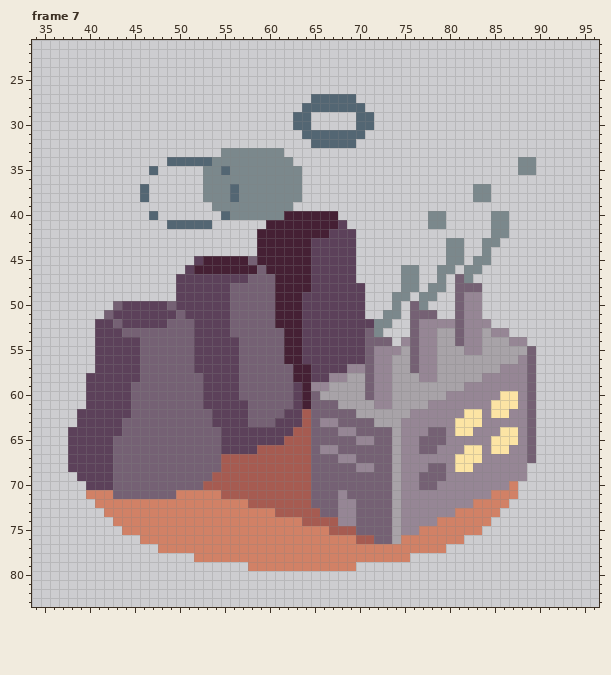
A pixel-art file gets an edit: assets/aseprite/facilities.aseprite. That is the earlier state.
128x128 pixels, 8 frames. Shown: frame 7: x 34..96, y 21..83. The commit also changed other frames, which this record leaves out.
And afterwards:
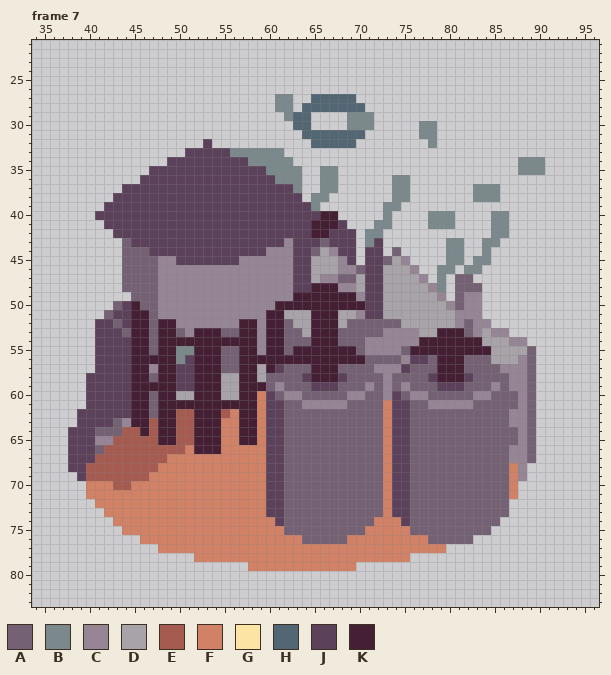
Palette (. is transparent): A #756174  B #7b888c  C #968695  D #a8a3a8  E #a65b51  F #d18166  G #fce4a4  H #536673  J #5c415a  K #452034
Difference:
layer "CoalPlantFlat/CoalPlantEnd" now shown
layer "WorkshopFlat/WorkshopStart" now shown
layer "WorkshopFlat/WorkshopEnd" now shown
layer "CanneryFlat/CanneryStart" now shown
layer "CanneryFlat/CanneryEnd" now shown
layer "WaterPumpFlat/AnimStart" now shown
layer "WaterPumpFlat/AnimOn" now shown
layer "WaterPumpFlat/AnimEnd" now shown
Changed rows in their new state; - is an unchanged pixel.
Frame 7:
first column x 40:
27 ---------------------BB----------------------------
28 ---------------------BB----------------------------
29 ----------------------B------BBB-------------------
30 -----------------------------BBB-----BB------------
31 -------------------------------------BB------------
32 -------------J------------------------B------------
33 -----------JJJJJ-----------------------------------
34 ---------JJJJJJJJJ--------------------------------B
35 -------JJJJJJJJJJJJJ------BB----------------------B
36 ------JJJJJJJJJJJJJJJ-----BB------BB---------------
37 ----JJJJJJJJJJJJJJJJJJJ---BB------BB---------B-----
38 ---JJJJJJJJJJJJJJJJJJJJJ-BB-------BB---------B-----
39 --JJJJJJJJJJJJJJJJJJJJJJJB-------BB----------------
40 -JJJJJJJJJJJJJJJJJJJJJJJJJ-------B------B----------
41 --JJJJJJJJJJJJJJJJJJJJJJJ-------BB------B----------
42 ---JJJJJJJJJJJJJJJJJJJJJJ------BB------------------
43 ----AJJJJJJJJJJJJJJJJJCJJ-A----BJ------------------
44 ----AAAJJJJJJJJJJJJJCCCJJADC---JJ-A----------------
45 ----AAAACCJJ-JJJJCCCCCCJJDDDC--JJADC---------------
46 ----AAAACCCCCCCCCCCCCCCJJDDDCCAJJDDDC--------------
47 ----AAAACCCCCCCCCCCCCCCJJDCCAADJJDDDDC----A--------
48 ----AAAACCCCCCCCCCCCCCCJJKKKCCDJJDDDDDC------------
49 -----AAACCCCCCCCCCCCCCC-KKKKKKCJJDDDDDDC-----------
50 -----KAACCCCCCCCCCCCC---KKKKKKKJJDDDDDDDC----------
51 -----KKACCCCCCCCCCCCK-DDDKKKDDCJJDDDDDDDDC---------
52 -----KKAKKCCCCCCCKKCK-ADDKKKDAAAAAADDDDDDCA--------
53 -----KK-KK-CKKKA-KKCKKAADKKKAAA-ACCCCDDKKKA--------
54 -----KK-KKKKKKKKKKKCKKAAAKKKAAACCCC-CKKKKKKK-------
55 -----KK-KKBBKKKAAKKCKKA-KKKKKKAC---AKKKKKKKKK------
56 -----KKKKKBJKKKAAKKKKK--KKKKKKK-AAACJJAKKKAAA------
57 -----KKCKKJJKKKAAKKDKJ-AAKKKAAA---CJ-AAKKKAAAA-----
58 -----KK-KKJJKKKDDKKD---AJKKKJAA-A-AAAAJKKKJAAAA----
59 -----KKKKKJJKKKDDKKK-C-AAJJJAAACA-ACAAAJJJAAA-A----
60 -----KK-KKDDKKKDDKKFJ-CCA-AAACC-A-JACCAAAAA--AAA---
61 -----KK-KKKKKKKKKKKFJJ-ACCCCCAAAAFJJAA-----AAAAA---
62 -----KK-KKEEKKKEFKKFJJAAA-----AAAFJJAAAAAAAAAAA----
63 ---ACKKEKKEEKKKFFKKFJ-AAA-AA----AFJJAAAAAAAAAAA----
64 -AAAEEKEKKEEKKKFFKKF--AAA---AA---FJJAA--AAAAAAAA---
65 -CCEEEEEKKEEKKKFFKKF--AAA-----AA-FJJA---AAAAAAAA---
66 -AEEEEEEEEEFKKKFFFFFJJAAA-AA-----FJJA--AAAAAAAA----
67 -EEEEEEEEFFFFFFFFFFFJJAAA---AA---FJJAAAAAAAAAAA----
68 EEEEEEEEFFFFFFFFFFFFJJAAA-----AA-FJJAA--AAAAAAAF---
69 EEEEEEEFFFFFFFFFFFFFJJAAA--------FJJA---AAAAAAAF---
70 FFFEEFFFFFFFFFFFFFFFJJAAA--------FJJA--AAAAAAAA----
71 ---FFFFFFF-----FFFFFJJAAA---A----FJJAAAAAAAAAAA----
72 ------------------FFJJAAA---AA---FJJAAAAAAAAAAA----
73 --------------------JJAAAA--AA---FJJAAAAAAAAAAA----
74 ---------------------JAAAAAAAA--FFFJAAAAAAAAAA-----
75 ----------------------AAAAAAAA-FFFFFAAAAAAAAA------
76 ------------------------AAAAA-FFFFF---AAAAA--------
Where, in picture pixels (left, top, right, bottom), the same in both pictures:
changed: (86, 94, 545, 544)
